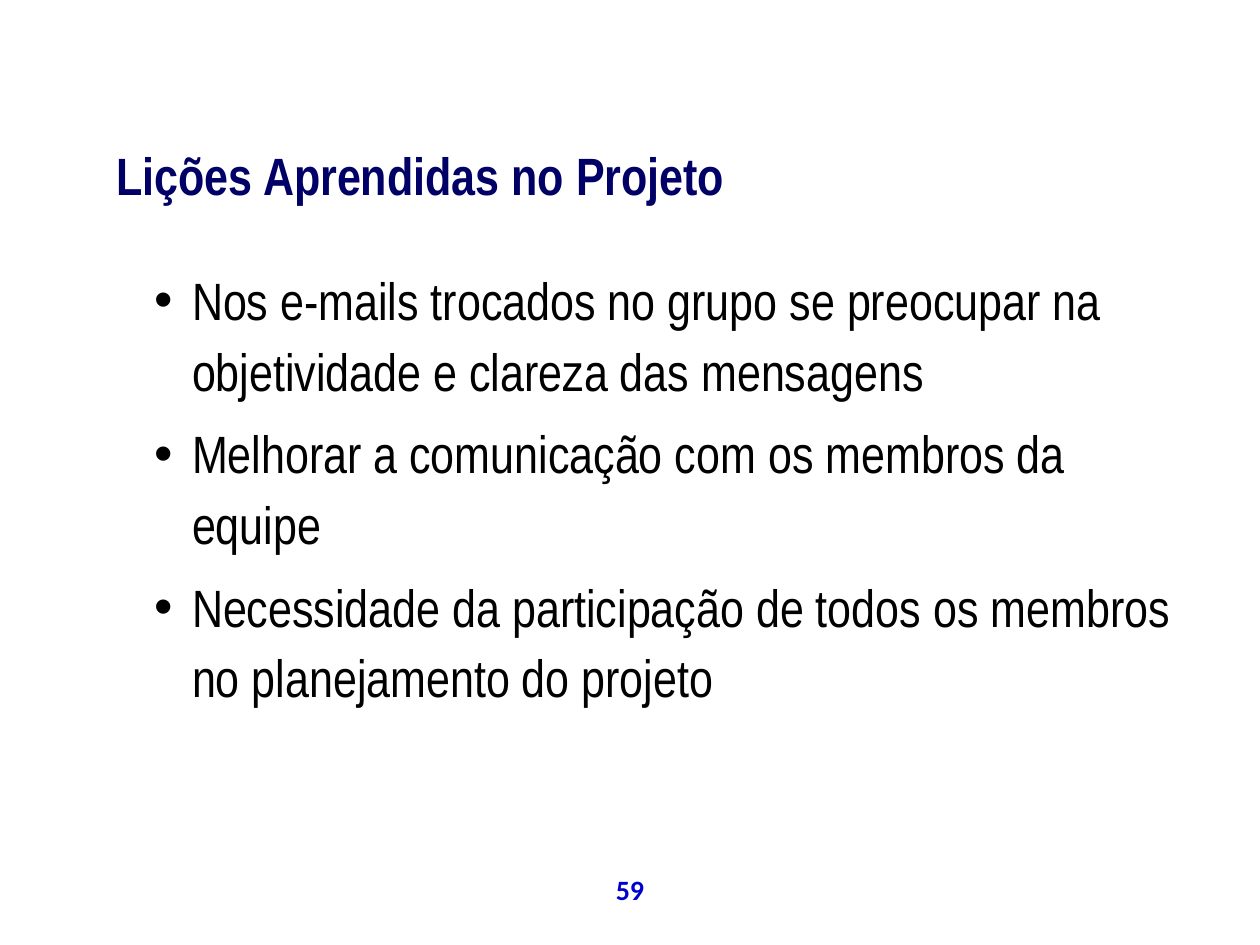
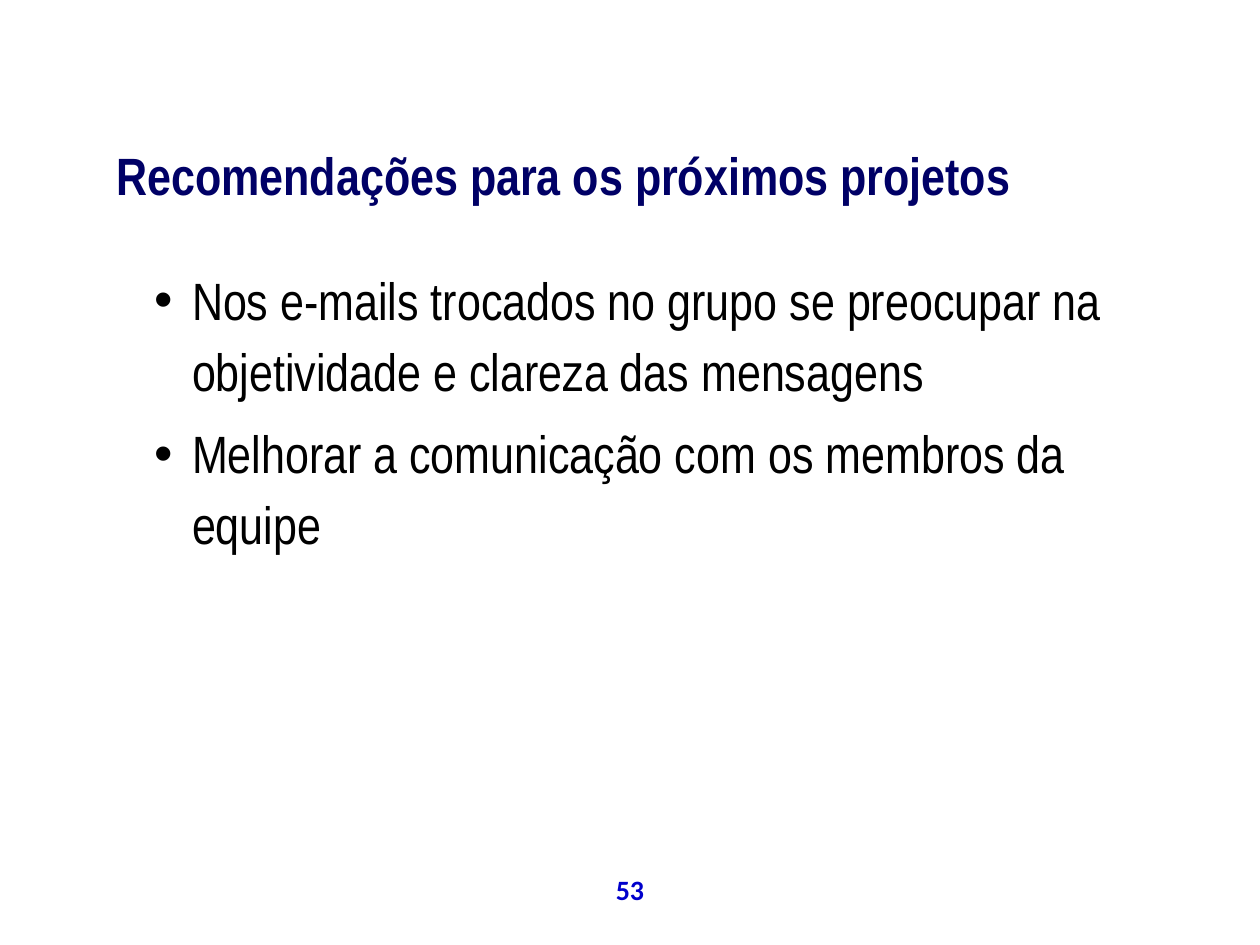
Before and after one commit to theoziran/sislodim, a slide deck: slide 53 of documentos/ProjetoPSA/Apresentação Final.ppt (slide 59 before the commit). Drawn at 1260x945 pixels with LibreOffice and Linux fonts; fonts in the diff are those of the drawing; background and template pictures are left out. Boxes give left, top, right and bottom in pixels: in the first picture for what was removed or moved away, otherwise in the second. Text is boxed around its words. In the diff, an @@ line names an element or a change of style, - is before the commit and + after.

```diff
--- a/documentos/ProjetoPSA/Apresentação Final.ppt
+++ b/documentos/ProjetoPSA/Apresentação Final.ppt
@@ text at box(116, 156, 1010, 206): text changed @@
-Lições Aprendidas no Projeto
+Recomendações para os próximos projetos
@@ text at box(192, 589, 1170, 707): paragraph removed @@
-  • Necessidade da participação de todos os membros no planejamento do projeto
@@ page number at box(616, 881, 644, 900): text changed @@
-59
+53
```
Also in this commit, not shown: 38 other slides changed, 12 slides added, 4 slides removed.
